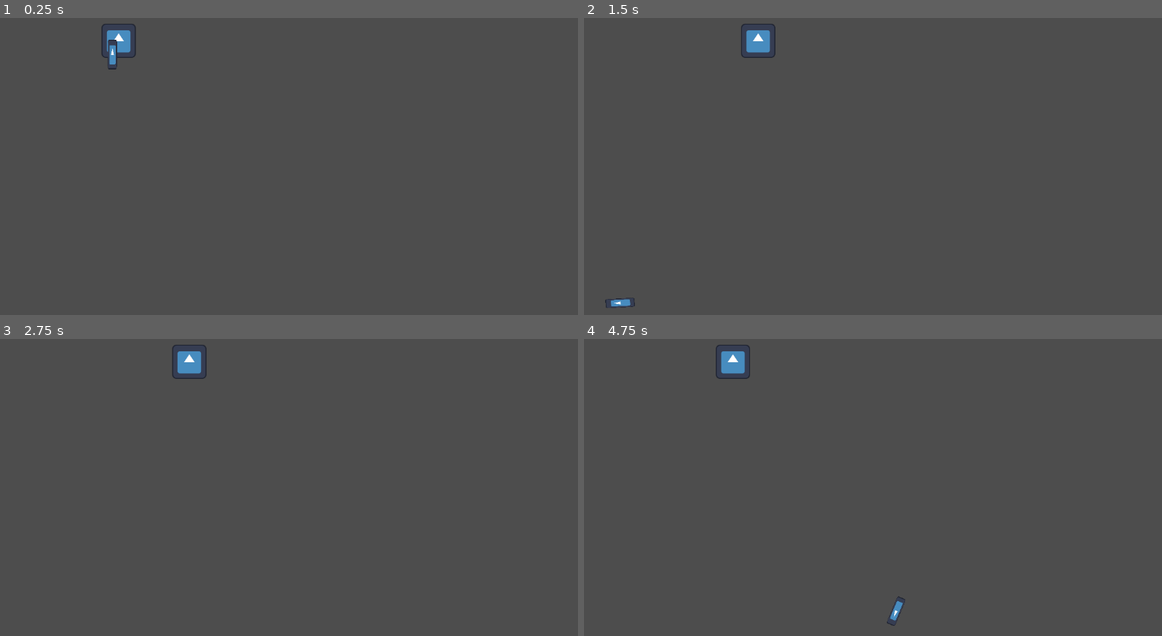
Above: before the commit, frames 1-4 (two rows, left to right).
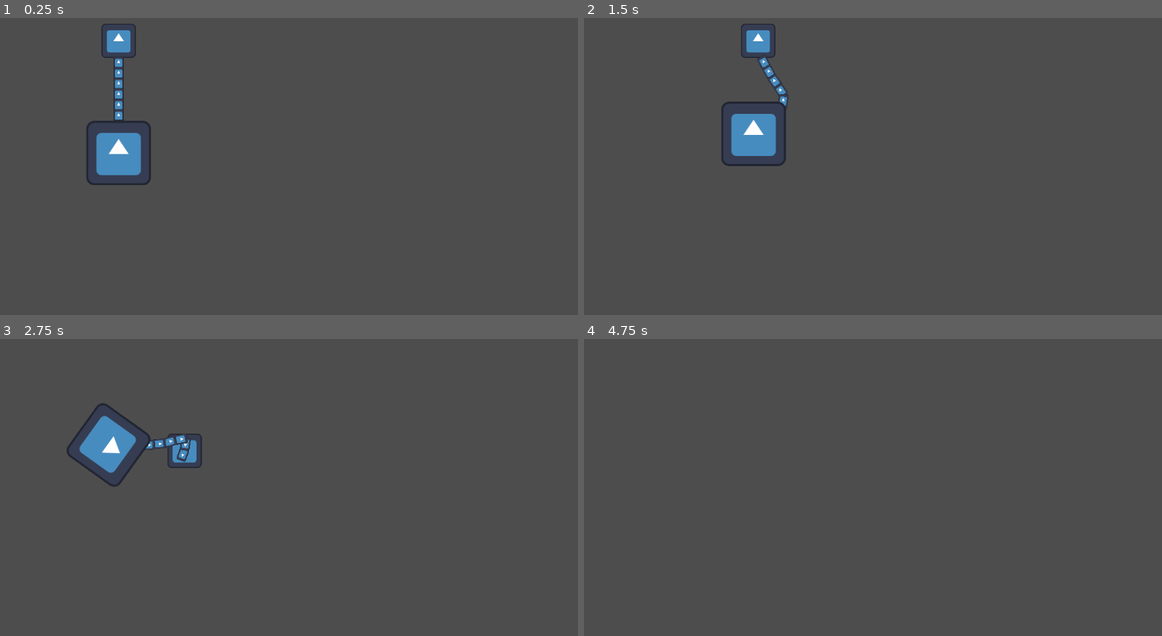
Above: after the commit, the same moments.

Repository: panorb/ludum-dare-57
Game: Godot game, scene res://player/player.tscn
The game is run twice, just before and just after one commit, with the same random seed, the same clock (stepped at 60 frames per second) and the same inputs. This scene is started directly instead of the project's main scene. The engine's default icon, where the game draws it, is replaced by a stand-in: a white triangle on a blue panel in a dark square.
Inputs:
- Up to frame 1 (0.25 s): no input
- Up to frame 2 (1.5 s): hold Right (ui_right) 0.53-1.28 s; hold Left (ui_left) from 1.28 s (still down)
- Up to frame 3 (2.75 s): release Left (ui_left) at 2.03 s; hold Right (ui_right) from 2.03 s (still down)
- Up to frame 4 (4.75 s): release Right (ui_right) at 3.53 s; hold Left (ui_left) from 3.53 s (still down)

The runs differ from the first frame. In frame 1, 1.8% of the frame differs, in the area x 14-27%, y 7-57%; in frame 2, 1.7%; in frame 3, 2.4%, in the area x 11-36%, y 1-50%; in frame 4, 0.5%.

Commit message:
Fix rope creation

Diff:
--- a/godot/bucket/rope_segment.gd
+++ b/godot/bucket/rope_segment.gd
@@ -1,10 +1,6 @@
 class_name RopeSegment extends RigidBody2D
 
-@onready var start : Node2D = %Start
 @onready var end : Node2D = %End
-
-var start_position: Vector2:
-	get: return start.global_position
 
 var end_position: Vector2:
 	get: return end.global_position
--- a/godot/bucket/rope_segment.tscn
+++ b/godot/bucket/rope_segment.tscn
@@ -4,22 +4,21 @@
 [ext_resource type="Script" uid="uid://dlihjqk50nnc5" path="res://bucket/rope_segment.gd" id="1_qljd1"]
 
 [sub_resource type="CapsuleShape2D" id="CapsuleShape2D_qljd1"]
-height = 58.0
+radius = 9.0
+height = 24.0
 
 [node name="RopeSegment" type="RigidBody2D"]
 script = ExtResource("1_qljd1")
 
 [node name="Sprite2D" type="Sprite2D" parent="."]
-scale = Vector2(0.140625, 0.453125)
+position = Vector2(0, 10)
+scale = Vector2(0.15, 0.2)
 texture = ExtResource("1_3sf8i")
 
 [node name="CollisionShape2D" type="CollisionShape2D" parent="."]
+position = Vector2(0, 10)
 shape = SubResource("CapsuleShape2D_qljd1")
-
-[node name="Start" type="Node2D" parent="CollisionShape2D"]
-unique_name_in_owner = true
-position = Vector2(0, -29)
 
 [node name="End" type="Node2D" parent="CollisionShape2D"]
 unique_name_in_owner = true
-position = Vector2(0, 29)
+position = Vector2(0, 11)
--- a/godot/player/player.gd
+++ b/godot/player/player.gd
@@ -1,41 +1,49 @@
 class_name Player extends Node2D
 
 const rope_segment_scene :PackedScene = preload("res://bucket/rope_segment.tscn");
+const bucket_scene :PackedScene = preload("res://bucket/bucket.tscn");
 
 @onready var robot :Robot = %Robot;
 
 func set_rope_length(length: int):
 
 	# initilize first ancer position
-	var current_robe_ancer : Vector2 = self.robot.rope_ancer_position;
+	var current_rope_anchor : Vector2 = self.robot.rope_ancer_position;
 	# initilize first ancer node
 	var current_joining_node : Node2D = robot;
 
 	# create rope segments
 	for rope_segment_index in length:
+		var added_segment = null
+
+		# create rope segment
+		if rope_segment_index == length - 1: # Last segment is bucket
+			added_segment = bucket_scene.instantiate()
+		else:
+			added_segment = rope_segment_scene.instantiate();
+			added_segment.collision_layer = 0;
+			added_segment.collision_mask = 0;
+
+		added_segment.global_position = current_rope_anchor;
+		self.add_child(added_segment);
+		# Move start ancer of segment start to currnet rope ancer
+
 		# create pin joint
 		var adding_pin_joint_2d := PinJoint2D.new();
 		adding_pin_joint_2d.disable_collision = true;
+		adding_pin_joint_2d.global_position = current_rope_anchor;
+		adding_pin_joint_2d.node_a = current_joining_node.get_path();
+		adding_pin_joint_2d.node_b = added_segment.get_path();
 		self.add_child(adding_pin_joint_2d);
-		adding_pin_joint_2d.translate(current_robe_ancer);
+		# Pin Nodes together
 
-		# create rope segment
-		var adding_rope_segment = rope_segment_scene.instantiate();
-		adding_rope_segment.collision_layer = 0;
-		adding_rope_segment.collision_mask = 0;
-		self.add_child(adding_rope_segment);
-		# Move start ancer of segment start to currnet rope ancer
-		var adding_rope_segment_translation : Vector2 = adding_rope_segment.start_position - current_robe_ancer;
-		adding_rope_segment.translate(adding_rope_segment_translation);
+		if rope_segment_index < length - 1:
+			# set end position of robe as next ancer
+			current_rope_anchor = added_segment.end_position;
+		# set added robe segment as next joining node
+		current_joining_node = added_segment;
 
-		# Pin Nodes together
-		adding_pin_joint_2d.node_a = current_joining_node.get_path();
-		adding_pin_joint_2d.node_b = adding_rope_segment.get_path();
 
-		# set end position of robe as next ancer
-		current_robe_ancer = adding_rope_segment.end_position;
-		# set added robe segment as next joining node
-		current_joining_node = adding_rope_segment;
 
 func _ready() -> void:
-	self.set_rope_length(4)
+	self.set_rope_length(10)
Not shown, added: godot/level/moon_caves_tileset.png.import
